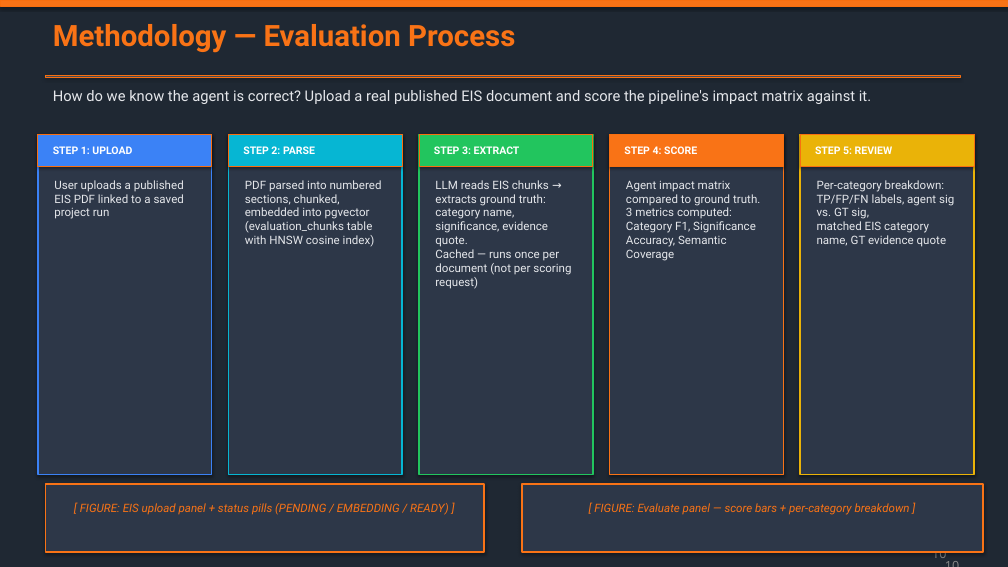
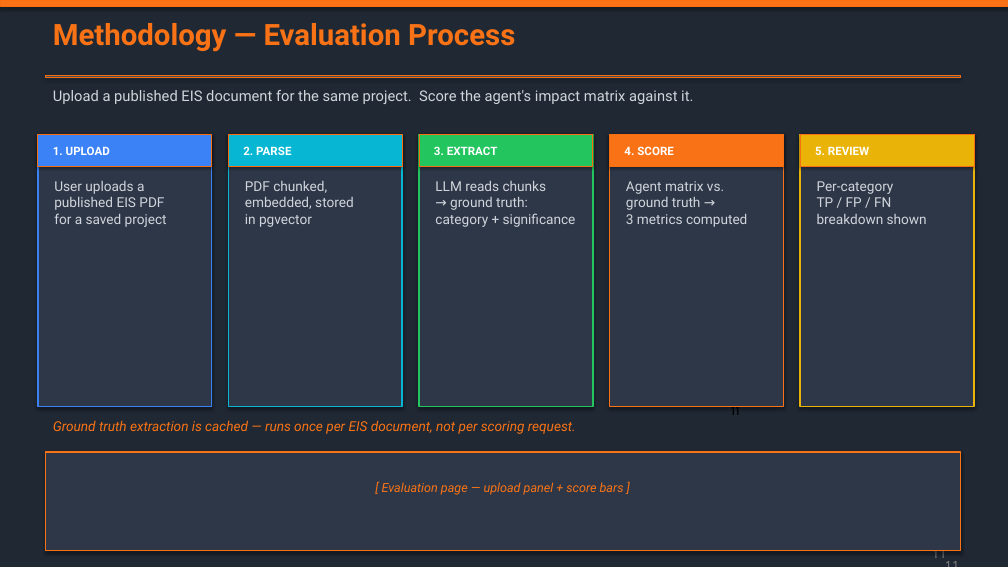
Before and after one commit to sandjman56/hackathon, a slide deck: slide 11 of EIA_Agent_System_Presentation.pptx (slide 10 before the commit). Drawn at 1008x567 pixels with LibreOffice and Linux fonts; fonts in the diff are those of the drawing. Boxes give left, top, right and bottom in pixels: in the first picture for what was removed or moved away, otherwise in the second. Text is boxed around its words. In the diff, an @@ line names an element or a change of style, - is before the commit and + after.

```diff
--- a/EIA_Agent_System_Presentation.pptx
+++ b/EIA_Agent_System_Presentation.pptx
@@ text at (53,90,693,104): text changed; text colour #E5E7EB to #D1D5DB @@
-How do we know the agent is correct? Upload a real published EIS document and score the pipeline's impact matrix against it.
+Upload a published EIS document for the same project. Score the agent's impact matrix against it.
@@ rectangle: place and size @@
-rectangle at (38,135,212,475)
+rectangle at (38,135,212,407)
@@ text at (53,146,110,155): text changed; size 10 to 11 pt @@
-STEP 1: UPLOAD
+1. UPLOAD
@@ rectangle: place and size @@
-rectangle at (228,135,402,475)
+rectangle at (228,135,402,407)
@@ text at (243,146,291,155): text changed; size 10 to 11 pt @@
-STEP 2: PARSE
+2. PARSE
@@ rectangle: place and size @@
-rectangle at (419,135,593,475)
+rectangle at (419,135,593,407)
@@ text at (434,146,498,155): text changed; size 10 to 11 pt @@
-STEP 3: EXTRACT
+3. EXTRACT
@@ rectangle: place and size @@
-rectangle at (609,135,783,475)
+rectangle at (609,135,783,407)
@@ text at (624,146,674,155): text changed; size 10 to 11 pt @@
-STEP 4: SCORE
+4. SCORE
@@ rectangle: place and size @@
-rectangle at (800,135,974,475)
+rectangle at (800,135,974,407)
@@ text at (815,146,869,155): text changed; size 10 to 11 pt @@
-STEP 5: REVIEW
+5. REVIEW
@@ text at (54,181,167,227): text changed; size 11 to 13 pt; text colour #E5E7EB to #D1D5DB @@
-User uploads a published EIS PDF linked to a saved project run
+User uploads a
+published EIS PDF
+for a saved project
@@ text at (245,181,354,227): text changed; size 11 to 13 pt; text colour #E5E7EB to #D1D5DB @@
-PDF parsed into numbered sections, chunked, embedded into pgvector
-(evaluation_chunks table with HNSW cosine index)
+PDF chunked,
+embedded, stored
+in pgvector
@@ text at (435,180,576,227): text changed; size 11 to 13 pt; text colour #E5E7EB to #D1D5DB @@
-LLM reads EIS chunks → extracts ground truth: category name, significance, evidence quote.
-Cached — runs once per document (not per scoring request)
+LLM reads chunks
+→ ground truth:
+category + significance
@@ text at (626,181,747,227): text changed; size 11 to 13 pt; text colour #E5E7EB to #D1D5DB @@
-Agent impact matrix compared to ground truth.
-3 metrics computed: Category F1, Significance Accuracy, Semantic Coverage
+Agent matrix vs.
+ground truth →
+3 metrics computed
@@ text at (817,181,927,224): text changed; size 11 to 13 pt; text colour #E5E7EB to #D1D5DB @@
-Per-category breakdown: TP/FP/FN labels, agent sig vs. GT sig,
-matched EIS category name, GT evidence quote
+Per-category
+TP / FP / FN
+breakdown shown
@@ page number added at (731,406,740,415), 12 pt, text #000000 @@
+11
@@ text added at (53,420,576,434), 13 pt, text #F97316, italic @@
+Ground truth extraction is cached — runs once per EIS document, not per scoring request.
@@ rectangle: place and size @@
-rectangle at (522,484,983,552)
+rectangle at (45,452,960,551)
@@ rectangle removed at (45,484,484,552) @@
@@ text removed at (80,503,448,515) @@
-[ FIGURE: EIS upload panel + status pills (PENDING / EMBEDDING / READY) ]
@@ text added at (382,482,624,495), 12 pt, text #F97316, italic @@
+[ Evaluation page — upload panel + score bars ]
@@ text removed at (594,503,910,515) @@
-[ FIGURE: Evaluate panel — score bars + per-category breakdown ]
@@ page number at (932,550,946,558): text changed @@
-10
+11
@@ page number at (941,554,964,567): text changed @@
-10
+11
```
Also in this commit, not shown: 11 other slides changed, 4 slides added, 3 slides removed, 1 other file.
